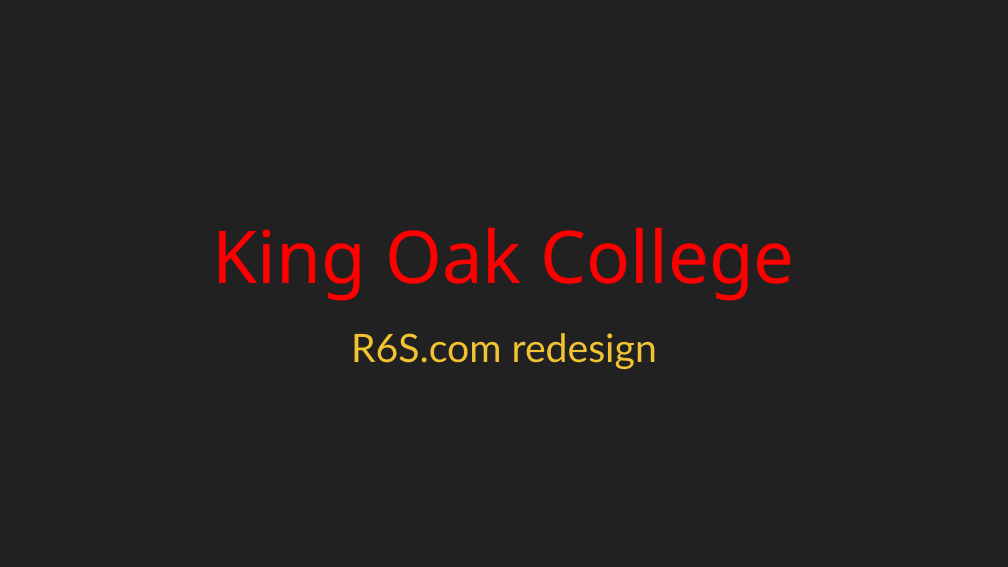
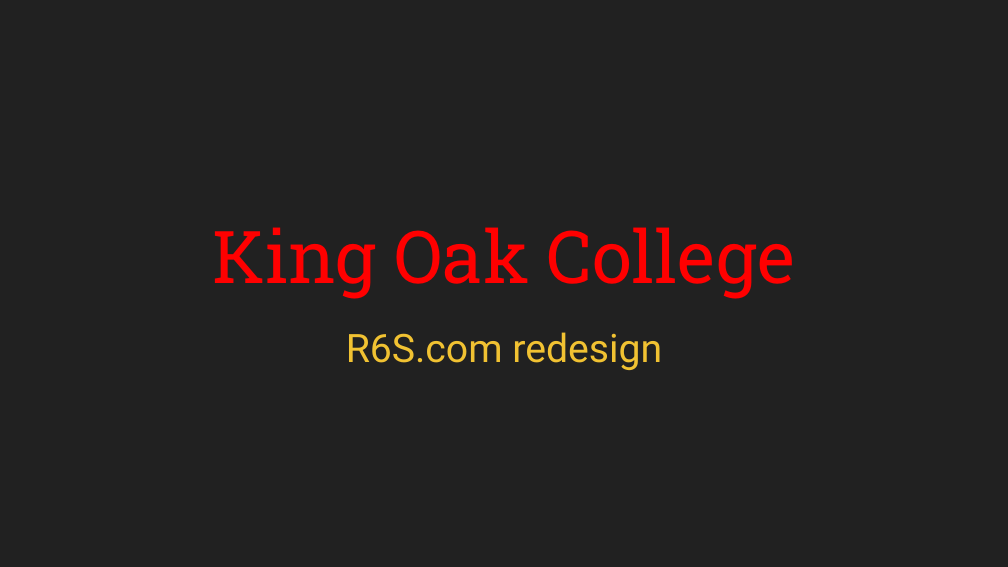
Before and after one commit to Clevor18/king_oak, a slide deck: slide 1 of presentation/projects/King Oak College.pptx. Drawn at 1008x567 pixels with LibreOffice and Linux fonts; fonts in the diff are those of the drawing. Boxes give left, top, right and bottom in pixels: in the first picture for what was removed or moved away, otherwise in the second. Text is boxed around its words. In the diff, an @@ line names an element or a change of style, - is before the commit and + after.

```diff
--- a/presentation/projects/King Oak College.pptx
+++ b/presentation/projects/King Oak College.pptx
@@ title "King Oak College" at (x1=212, y1=227, x2=795, y2=299): font Noto Sans to Roboto Slab @@
@@ subtitle "R6S.com redesign" at (x1=346, y1=332, x2=662, y2=370): font Lato to Roboto @@
```
Also in this commit, not shown: 8 other slides changed, 1 slide added, 1 slide removed, 7 other files.
